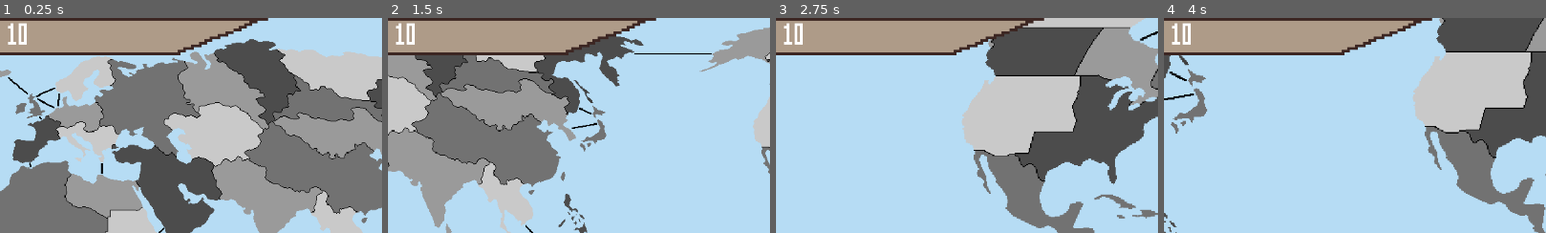
Above: before the commit, frames 1-4 (left to right).
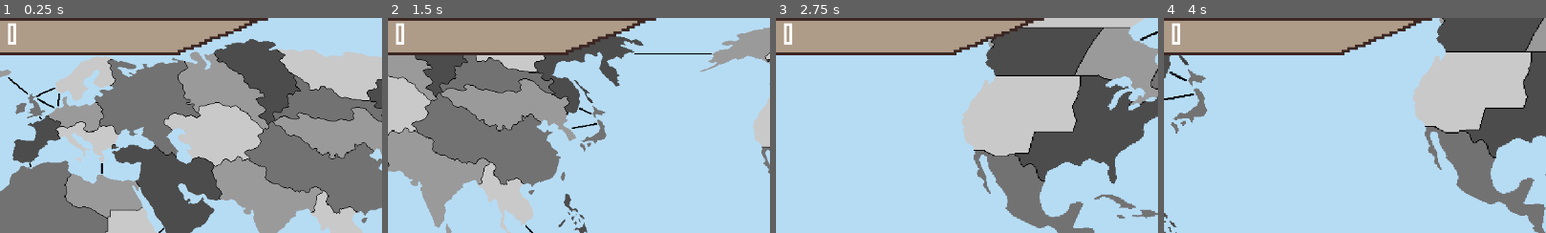
Above: after the commit, the same moments.

Repository: johann-0/Risiko
Game: Godot game, scene res://Scenes/game.tscn
Same seed, same stepped clock (60 frames per second), same inputs: the game is played once before the commit and once after it. This scene is started directly instead of the project's main scene.
Inputs (mouse positions are % of the whole screen's width and height, from its top left):
- Up to frame 1 (0.25 s): no input
- Up to frame 2 (1.5 s): tap Enter at 0.5 s; move the mouse to (50, 95) at 0.52 s; hold D (pan_right) 0.53-1.28 s; tap Mouse wheel up (zoom_in) at 0.6 s; click (50, 95) at 0.67 s; move the mouse to (50, 4) at 1.27 s; hold V (down, bound only after the commit) from 1.28 s (still down); tap Mouse wheel down (zoom_out) at 1.35 s; click (50, 4) at 1.42 s
- Up to frame 3 (2.75 s): tap Space at 2 s; move the mouse to (60, 28) at 2.02 s; release V (down, bound only after the commit) at 2.03 s; hold D (pan_right) from 2.03 s (still down); tap Mouse wheel up (zoom_in) at 2.1 s
- Up to frame 4 (4 s): move the mouse to (45, 70) at 2.77 s; release D (pan_right) at 2.78 s; hold C (up) 2.78-3.53 s; tap Mouse wheel down (zoom_out) at 2.85 s; click (45, 70) at 2.92 s; tap Enter at 3.5 s; move the mouse to (80, 65) at 3.52 s; hold A (pan_left) from 3.53 s (still down); tap Mouse wheel up (zoom_in) at 3.6 s
The pictures show only the part of the screen within x 48-98%, y 0-50%; the shares and areas given below are measured in that part.

The runs differ from the first frame. In frame 1, 0.4% of the frame differs, in the area x 2-7%, y 2-13%; in frame 2, 0.4%; in frame 3, 0.4%; in frame 4, 0.4%.
Error before the commit: Invalid access to property or key 'connected' on a base object of type 'Nil'. (res://Scripts/game.gd:11)
Error after the commit: Invalid access to property or key 'connected' on a base object of type 'Nil'. (res://Scripts/game.gd:13)

Commit message:
modified:   Risiko Game/Assets/ui/end_turn_normal.aseprite 	new file:   Risiko Game/Assets/ui/end_turn_pressed.aseprite 	new file:   Risiko Game/Assets/ui/end_turn_pressed.png 	new file:   Risiko Game/Assets/ui/end_turn_pressed.png.import 	modified:   Risiko Game/Scenes/ui.tscn 	modified:   Risiko Game/Scripts/game.gd 	modified:   Risiko Game/Scripts/game_data.gd 	modified:   Risiko Game/Scripts/ui.gd 	modified:   Risiko Game/project.godot 	modified:   Risiko Server/index.js feat: deploying in the initializing deployment phase works
notes: need to work on ending a player's turn and see if the deploying has any bugs due to this

Diff:
--- a/Risiko Game/Scenes/ui.tscn
+++ b/Risiko Game/Scenes/ui.tscn
@@ -10,6 +10,7 @@
 [ext_resource type="Texture2D" uid="uid://bkg7g7dr52yaf" path="res://Assets/ui/avail_troops.png" id="7_y08sn"]
 [ext_resource type="Texture2D" uid="uid://cs2qyihny370t" path="res://Assets/ui/end_turn_normal.png" id="8_1ervx"]
 [ext_resource type="Theme" uid="uid://bnehbdwc2p6ne" path="res://Assets/ui/main_theme.tres" id="9_k1qyu"]
+[ext_resource type="Texture2D" uid="uid://crpsesa5xfieq" path="res://Assets/ui/end_turn_pressed.png" id="10_vhepq"]
 
 [node name="UI" type="CanvasLayer"]
 script = ExtResource("1_kh6vk")
@@ -108,6 +109,7 @@
 offset_right = 288.0
 offset_bottom = 12.0
 texture_normal = ExtResource("8_1ervx")
+texture_pressed = ExtResource("10_vhepq")
 
 [node name="Label" type="Label" parent="Screen/EndTurn"]
 layout_mode = 0
--- a/Risiko Game/Scripts/game.gd
+++ b/Risiko Game/Scripts/game.gd
@@ -5,7 +5,9 @@
 func _ready():
 	# Reset the GameData
 	for province in GameData.provinces:
-		province.updateInfo(-1, 0, 0)
+		province._owner = -1
+		province._soldiers = 0
+		province._to_add = 0
 
 	# Connect functions
 	client.connected.connect(client_connected)
@@ -15,14 +17,16 @@
 	GameData.newTurnPlayerIndex.connect(on_new_turn)
 
 	# First turn has started
-	on_new_turn(-1, GameData.turnPlayerIndex)
+	GameData.turnPlayerIndex = GameData.turnPlayerIndex
 
 func on_new_turn(oldPlayerIndex: int, newPlayerIndex: int):
+	print("new turn")
 	match GameData.gamePhase:
 		GameData.Phase.INIT_DEPLOY:
 			if GameData.players[newPlayerIndex]._soldiers > 0:
 				GameData.players[newPlayerIndex]._soldiers -= 1
 				GameData.turnAvailSoldiers = 1
+				$Control.newTurn(oldPlayerIndex, newPlayerIndex)
 
 func _unhandled_input(event):
 	if GameData.localPlayerIndex == GameData.turnPlayerIndex \
@@ -32,14 +36,12 @@
 		if event.is_action_pressed("up") \
 		  and GameData.turnAvailSoldiers != 0:
 			GameData.provinces[GameData.selectedProvID].addDeploy(GameData.localPlayerIndex)
-			GameData.turnAvailSoldiers -= 1
-			pass
 		elif event.is_action_pressed("down") \
 		  and GameData.provinces[GameData.selectedProvID]._to_add != 0:
 			GameData.provinces[GameData.selectedProvID].removeDeploy(GameData.localPlayerIndex)
-			GameData.turnAvailSoldiers += 1
-			pass
-	return
+	if GameData.localPlayerIndex == GameData.turnPlayerIndex \
+	  and event.is_action_pressed("escape"):
+		GameData.selectedProvID = GameData.Province.WASTELAND_ID
 
 func _process(_delta):
 	pass#print(GameData.players[0]._soldiers)
@@ -50,10 +52,19 @@
 	pass
 func client_connecting():
 	pass
-func client_rec_data(data: String):
-	var json_obj = JSON.parse_string(data)
+func client_rec_data(data_str: String):
+	var json_obj = JSON.parse_string(data_str)
+	var data = json_obj["data"]
 	match json_obj["message_type"]:
 		"prov_selected":
-			GameData.gameSelectedProvID = json_obj["data"]["newProvID"]
+			var newProvID = data["newProvID"]
+			GameData.gameSelectedProvID = newProvID
+			print("Prov selected: " + str(newProvID))
+		"prov_updated":
+			if GameData.turnPlayerIndex != GameData.localPlayerIndex:
+				var prov: GameData.Province = GameData.provinces[data["prov_id"]]
+				prov._soldiers = data["soldiers"]
+				prov.updateInfo(data["owner"], data["soldiers"], data["to_add"])
+			print("Prov updated: " + str(GameData.provinces[data["prov_id"]]))
 		_:
-			pass
+			print("")
--- a/Risiko Game/Scripts/game_data.gd
+++ b/Risiko Game/Scripts/game_data.gd
@@ -4,6 +4,7 @@
 signal newTurnPlayerIndex(oldIndex: int, newIndex: int)
 signal newPhase(oldPhase: Phase, newPhase: Phase)
 signal newGameSelectedProvince(oldProvID: int, newProvID: int)
+signal soldierDeployed(provID: int)
 
 const SEL_COLOR: Color = Color8(0, 255, 0, 100)
 const NEIGH_COLOR: Color = Color8(0, 255, 0, 50)
@@ -33,6 +34,7 @@
 	set(newIndex):
 		var oldIndex = turnPlayerIndex
 		turnPlayerIndex = newIndex
+		print("NEW PLAYER'S TURN! " + str(oldIndex) + " " + str(newIndex))
 		newTurnPlayerIndex.emit(oldIndex, newIndex)
 var gamePhase: Phase = Phase.INIT_DEPLOY
 var localPlayerIndex: int = 0
@@ -85,10 +87,10 @@
 	var _name: String
 	var _neighbors: Array
 	var _center: Vector2
+	var _owner: int
 	var _soldiers: int
 	var _to_add: int = 0
-	var _owner: int
-	func updateInfo(pOwner: int, pToAdd: int, pSoldiers: int = _soldiers):
+	func updateInfo(pOwner: int, pSoldiers: int, pToAdd: int):
 		if pOwner == -1 or (pSoldiers + pToAdd) == 0: # If province is empty
 			_owner = -1
 			_soldiers = 0
@@ -97,14 +99,27 @@
 			_owner = pOwner
 			_soldiers = pSoldiers
 			_to_add = pToAdd
+		print("Prov updated: "+_to_string())
 		infoUpdated.emit(_id)
 	func addDeploy(pOwner: int):
-		updateInfo(pOwner, _to_add + 1, _soldiers)
+		GameData.turnAvailSoldiers -= 1
+		updateInfo(pOwner, _soldiers, _to_add + 1)
+		GameData.client._send_dict({
+			"message_type": "prov_updated",
+			"data": {"prov_id":_id, "owner":_owner, "soldiers":_soldiers, "to_add":_to_add}})
 	func removeDeploy(pOwner: int):
-		updateInfo(pOwner, _to_add - 1, _soldiers)
+		GameData.turnAvailSoldiers += 1
+		updateInfo(pOwner, _soldiers, _to_add - 1)
+		GameData.client._send_dict({
+			"message_type": "prov_updated",
+			"data": {"prov_id":_id, "owner":_owner, "soldiers":_soldiers, "to_add":_to_add}})
 	func _init(id: int, name: String, neighbors: Array, soldiers: int, center: Vector2, owner: int = -1):
 		_id = id; _name = name; _neighbors = neighbors; _soldiers = soldiers
 		_center = center; _owner = owner
+	func _to_JSON():
+		return {"id": _id, "name": _name, "owner": _owner, "soldiers": _soldiers, "to_add": _to_add}
+	func _to_string():
+		return JSON.stringify(_to_JSON())
 	static var WASTELAND_ID: int = -1
 	static func WASTELAND():
 		var wasteland = Province.new(WASTELAND_ID, "Wasteland", [], 0, Vector2(0,0))
--- a/Risiko Game/Scripts/ui.gd
+++ b/Risiko Game/Scripts/ui.gd
@@ -4,18 +4,25 @@
 
 func _ready():
 	GameData._prov_clicked.connect(_on_prov_clicked)
-	GameData.newTurnPlayerIndex.connect(_on_new_turn_player_index)
-	# Add the players to the UI
+	for province in GameData.provinces:
+		province.infoUpdated.connect(_on_prov_info_updated)
+	$Screen/EndTurn.pressed.connect(_on_end_turn_clicked)
+
+	# Add the players and available troops to the UI
 	var index = 0
 	for player in GameData.players:
 		var player_ui = Player_UI.new_player_UI(Vector2i(0,index * 14), player._id, player._name, player._color)
 		$Screen/Players.add_child(player_ui)
 		index += 1
+	$Screen/UpperBanner/AvailTroops/Value.text = ": " + str(GameData.turnAvailSoldiers)
 
-	_on_new_turn_player_index((GameData.turnPlayerIndex + 1) % GameData.players.size(), GameData.turnPlayerIndex)
+	newTurn((GameData.turnPlayerIndex + 1) % GameData.players.size(), GameData.turnPlayerIndex)
 
-func _on_new_turn_player_index(oldTurnPlayerIndex: int, newTurnPlayerIndex: int):
-	print("NEW PLAYER'S TURN! " + str(oldTurnPlayerIndex) + " " + str(newTurnPlayerIndex))
+func _on_prov_info_updated(provID: int):
+	# Update the available troops
+	$Screen/UpperBanner/AvailTroops/Value.text = ": " + str(GameData.turnAvailSoldiers)
+
+func newTurn(oldTurnPlayerIndex: int, newTurnPlayerIndex: int):
 	if oldTurnPlayerIndex != -1:
 		$Screen/Players.get_child(oldTurnPlayerIndex).setBackgroundColor(Color.BLACK)
 	if newTurnPlayerIndex != -1:
@@ -25,6 +32,7 @@
 		$Screen/EndTurn.show()
 	else:
 		$Screen/EndTurn.hide()
+	$Screen/UpperBanner/AvailTroops/Value.text = ": " + str(GameData.turnAvailSoldiers)
 
 func _on_prov_clicked(_oldProvID: int, _newProvID: int):
 	var selProv = GameData.get_selected_prov()
@@ -35,3 +43,6 @@
 		provSoldiers = str(selProv._soldiers)
 	lowerBanProvName.text = ": " + provName
 	lowerBanProvSold.text = ": " + provSoldiers
+
+func _on_end_turn_clicked():
+	print("CLICKED!!")
--- a/Risiko Game/project.godot
+++ b/Risiko Game/project.godot
@@ -62,7 +62,12 @@
 }
 down={
 "deadzone": 0.5,
-"events": [Object(InputEventKey,"resource_local_to_scene":false,"resource_name":"","device":-1,"window_id":0,"alt_pressed":false,"shift_pressed":false,"ctrl_pressed":false,"meta_pressed":false,"pressed":false,"keycode":0,"physical_keycode":88,"key_label":0,"unicode":120,"echo":false,"script":null)
+"events": [Object(InputEventKey,"resource_local_to_scene":false,"resource_name":"","device":-1,"window_id":0,"alt_pressed":false,"shift_pressed":false,"ctrl_pressed":false,"meta_pressed":false,"pressed":false,"keycode":0,"physical_keycode":86,"key_label":0,"unicode":118,"echo":false,"script":null)
+]
+}
+escape={
+"deadzone": 0.5,
+"events": [Object(InputEventKey,"resource_local_to_scene":false,"resource_name":"","device":-1,"window_id":0,"alt_pressed":false,"shift_pressed":false,"ctrl_pressed":false,"meta_pressed":false,"pressed":false,"keycode":0,"physical_keycode":4194305,"key_label":0,"unicode":0,"echo":false,"script":null)
 ]
 }
 
Binary file changed: Risiko Game/Assets/ui/end_turn_normal.aseprite
Binary file added: Risiko Game/Assets/ui/end_turn_pressed.aseprite
Binary file added: Risiko Game/Assets/ui/end_turn_pressed.png
Not shown, added: Risiko Game/Assets/ui/end_turn_pressed.png.import
Not shown: 1 places in Risiko Game/Scenes/ui.tscn that only renumber resources
Not shown, changed: Risiko Server/index.js
